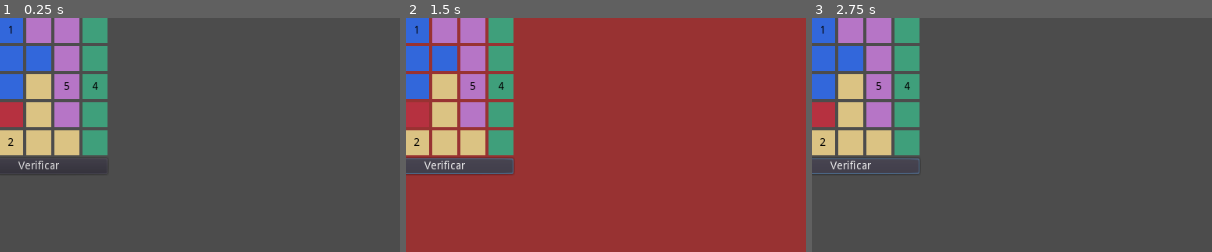
Above: before the commit, frames 1-3 (left to right).
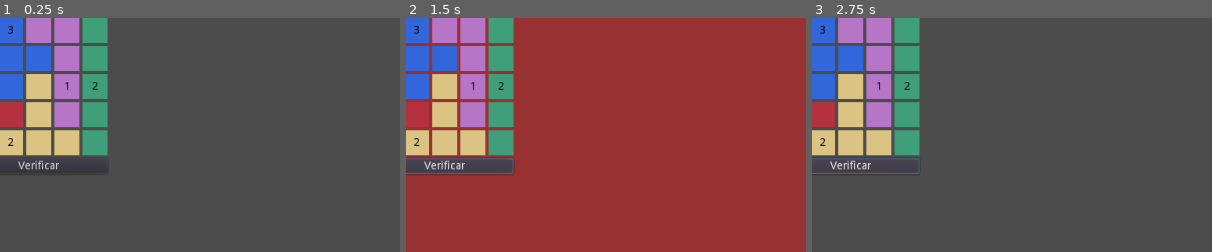
Above: after the commit, the same moments.

Repository: IndieDevEs/reto-5-logi-five
Game: Godot game, scene res://Game/Game.tscn
Same seed, same stepped clock (60 frames per second), same inputs: the game is played once before the commit and once after it.
Inputs:
- Up to frame 1 (0.25 s): no input
- Up to frame 2 (1.5 s): click "Verificar" at 0.5 s; click "Verificar" at 1.25 s
- Up to frame 3 (2.75 s): click "Verificar" at 2 s
The pictures show only the part of the screen within x 4-54%, y 0-50%; the shares and areas given below are measured in that part.

The runs differ from the first frame. In frame 1, less than 0.1% of the frame differs, in the area x 2-25%, y 3-31%; in frame 2, less than 0.1%; in frame 3, less than 0.1%.

Commit message:
Se agrega randomize en las permutaciones

Diff:
--- a/jjmontes/Scripts/Permutations.gd
+++ b/jjmontes/Scripts/Permutations.gd
@@ -5,6 +5,7 @@
 var _random = RandomNumberGenerator.new()
 
 func _init():
+	_random.randomize()
 	_init_permutations()
 	to_first_permutation()
 
